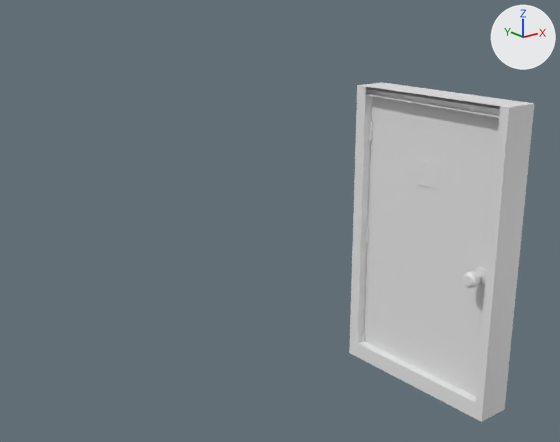
Before and after pictures for a commit that changed the OBJ model Assets/Models/Intro_Tunnel/Exit_Door.obj.
Camera for both pictures: a camera (50 mm lens) standing at (-10.743, 6.046, 1.401) and looking at (-9.168, 8.016, 0.613). Every picture has the same lights, and +X, +Y and +Z are marked at upper right. Where no turn or scale is listed for an object, it has been applied to the vertices.

The first picture shows 'Door', 'Frame_Door'.
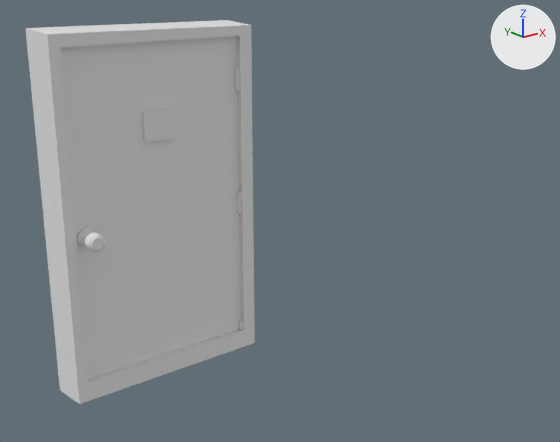
The change, as a diff of the scene's bpy script:
```diff
--- a/Assets/Models/Intro_Tunnel/Exit_Door.obj.py
+++ b/Assets/Models/Intro_Tunnel/Exit_Door.obj.py
@@ me_door @@
 me_door.from_pydata(...)  # 528 vertices, 1044 faces; spans x -8.812..-8.586, y 7.449..8.062, z -0.006..1.018
 # used by ob_door; location = (0.0, 0.0, 0.0)
+# me_door part 1: the whole mesh is turned -90 degrees about the z axis through its middle and scaled by 1.21, then moved by (-0.666, 0.723, 0.092)
@@ me_frame_door @@
 # used by ob_frame_door; location = (0.0, 0.0, 0.0)
-me_frame_door.from_pydata(...)  # 56 vertices, 98 faces; spans x -8.771..-8.642, y 7.422..8.068, z -0.03..1.034
+me_frame_door.from_pydata(...)  # 56 vertices, 98 faces; spans x -9.776..-8.981, y 8.409..8.565, z -0.062..1.248
+# me_frame_door part 2: the loose piece of 8 vertices spanning x -8.75..-8.646, y 8.015..8.035, z 0.01..0.06 is turned -90 degrees about the z axis through its middle and scaled by 1.21, then moved by (-0.342, 0.452, -0.006)
+# me_frame_door part 3: the loose piece of 8 vertices spanning x -8.75..-8.646, y 8.015..8.035, z 0.442..0.512 is turned -90 degrees about the z axis through its middle and scaled by 1.21, then moved by (-0.342, 0.452, 0.086)
+# me_frame_door part 4: the loose piece of 8 vertices spanning x -8.75..-8.646, y 8.015..8.035, z 0.836..0.906 is turned -90 degrees about the z axis through its middle and scaled by 1.21, then moved by (-0.342, 0.452, 0.169)
+# me_frame_door part 5: 32 of 56 vertices moved; they spanned x -8.771..-8.642, y 7.422..8.068, z -0.03..1.034 and now span x -9.776..-8.981, y 8.409..8.565, z -0.062..1.248; mean shift (-0.675, 0.745, 0.093); largest move (-8.771, 7.422, 1.034) -> (-9.776, 8.565, 1.248)
```

Location of each change, [x1, y1, x2, y2] in pixels of the pictures (560 x 442 px; the box of a moved part takes in the faces that stretch with it):
'Door', mesh turned
    before: [364, 88, 500, 396]
    after: [60, 36, 241, 379]
'Frame_Door', reshaped (24% wider, 13% taller)
    before: [349, 82, 534, 422]
    after: [26, 20, 255, 404]
part 2 of me_frame_door, moved or reshaped
    before: [362, 334, 365, 342]
    after: [238, 320, 243, 330]
part 3 of me_frame_door, moved or reshaped
    before: [365, 225, 369, 243]
    after: [236, 192, 242, 214]
part 4 of me_frame_door, moved or reshaped
    before: [369, 121, 373, 141]
    after: [234, 68, 240, 91]
part 5 of me_frame_door, moved or reshaped
    before: [349, 82, 534, 422]
    after: [26, 20, 255, 404]
